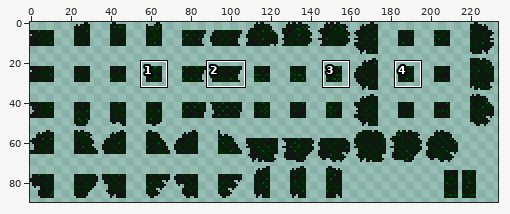
File history of a sprite sheet, Sources/Modules/Minortopography/GiantPinetree/TilesAndWalls/PineLeavesWall.png. Above, an overview of the earlier version with the close-up marked.
Close-up. Before the commit:
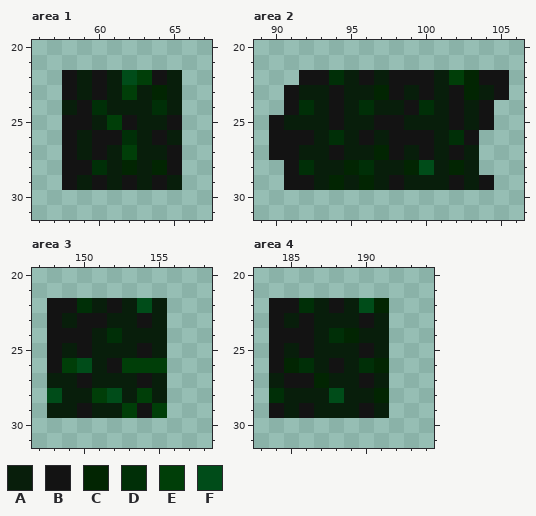
The file is 468x180 pixels, drawn in blocks of 2x2; one block is one cell here. Colours within 5 levels of each other are drawn and written as one. Shown: area 1: x 56..67, y 20..31; area 2: x 89..106, y 20..31; area 3: x 147..158, y 20..31; area 4: x 183..194, y 20..31. The commit also changed other parts of the picture, which this record leaves out.
Palette (. is transparent): A #081e0b  B #131313  C #022502  D #002f07  E #003e08  F #004c19
New version:
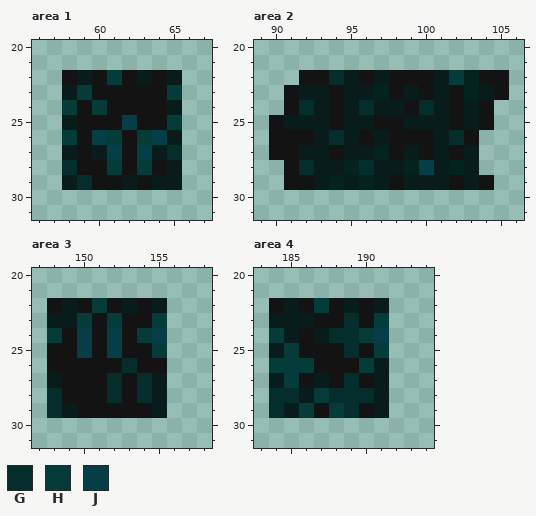
Colours new in this view: G #042d2c  H #053b38  J #063e48
What changed:
@@ palette @@
-A #081e0b
+A #091c1c
-C #022502
+C #05231d
--- area 1
@@ x 56..67 @@
 21 ............
-22 ..BABAFEBA..
-23 ..BABAEACA..
-24 ..ABDAAADA..
-25 ..BBAEBAAB..
-26 ..BABBDABA..
-27 ..BABAEAAB..
-28 ..BBDACACB..
-29 ..BABABABA..
+22 ..BABHBABA..
+23 ..AHBBBBBH..
+24 ..HBHBBBBA..
+25 ..ABBBJBBH..
+26 ..HBJHBHJA..
+27 ..ABAJBJAG..
+28 ..GBBHBHBA..
+29 ..AGBBABAA..
 30 ............
--- area 2
@@ x 89..106 @@
 21 ..................
-22 ...BBDABABBBAECBB.
+22 ...BBGABABBBAHCBB.
 23 ..BAABAACBABABCAB.
-24 ..BDABADAABDABAB..
+24 ..BGABAGAABGABAB..
 25 .BAAABAABBAAABAB..
-26 .BBBADABABBBADB...
+26 .BBBAGABABBBAGB...
 27 .BBAABAACBABABA...
-28 ..BDAACDAACFACA...
+28 ..BGAACGAACJACA...
 29 ..BBACACABAAABAB..
--- area 3
@@ x 147..158 @@
 21 ............
-22 .BBDABAFA...
-23 .BABBAABA...
-24 .BBBADAAA...
-25 .BABAAABA...
-26 .BEFABEEE...
-27 .AABAAABA...
-28 .FAAEFAEA...
-29 .AABAAEBE...
+22 .BABHBABA...
+23 .AAHBHBBH...
+24 .HBJBJBHJ...
+25 .BBJBJBBH...
+26 .BBBBBGBB...
+27 .ABBBGBGA...
+28 .GBBBGBGA...
+29 .GABBBBBA...
 30 ............
--- area 4
@@ x 183..194 @@
 21 ............
-22 .BBDABAFC...
-23 .BABAAABA...
-24 .BBBADCAA...
-25 .BABAAABA...
-26 .BCDABADC...
-27 .ABBCAABA...
-28 .DAAAFAAC...
-29 .BABAAABA...
+22 .BABHBABA...
+23 .AAABBGBH...
+24 .HABAGGHJ...
+25 .AHBBBGBH...
+26 .HHHBBBHA...
+27 .AHBABGBA...
+28 .GGAHGGGA...
+29 .GAHBHGBA...
 30 ............
Where, in picture pixels (left, top, right, bottom), the same in both close-ups:
changed: (62, 70, 182, 190)
changed: (284, 70, 494, 190)
changed: (47, 298, 167, 418)
changed: (269, 298, 389, 418)
